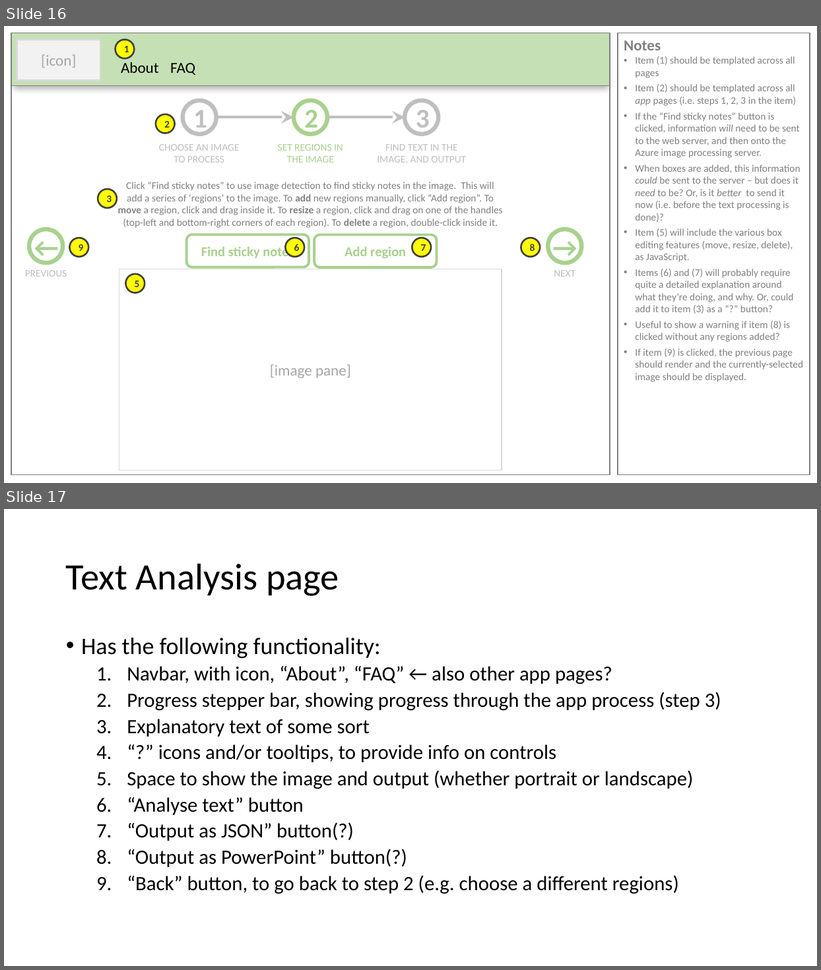
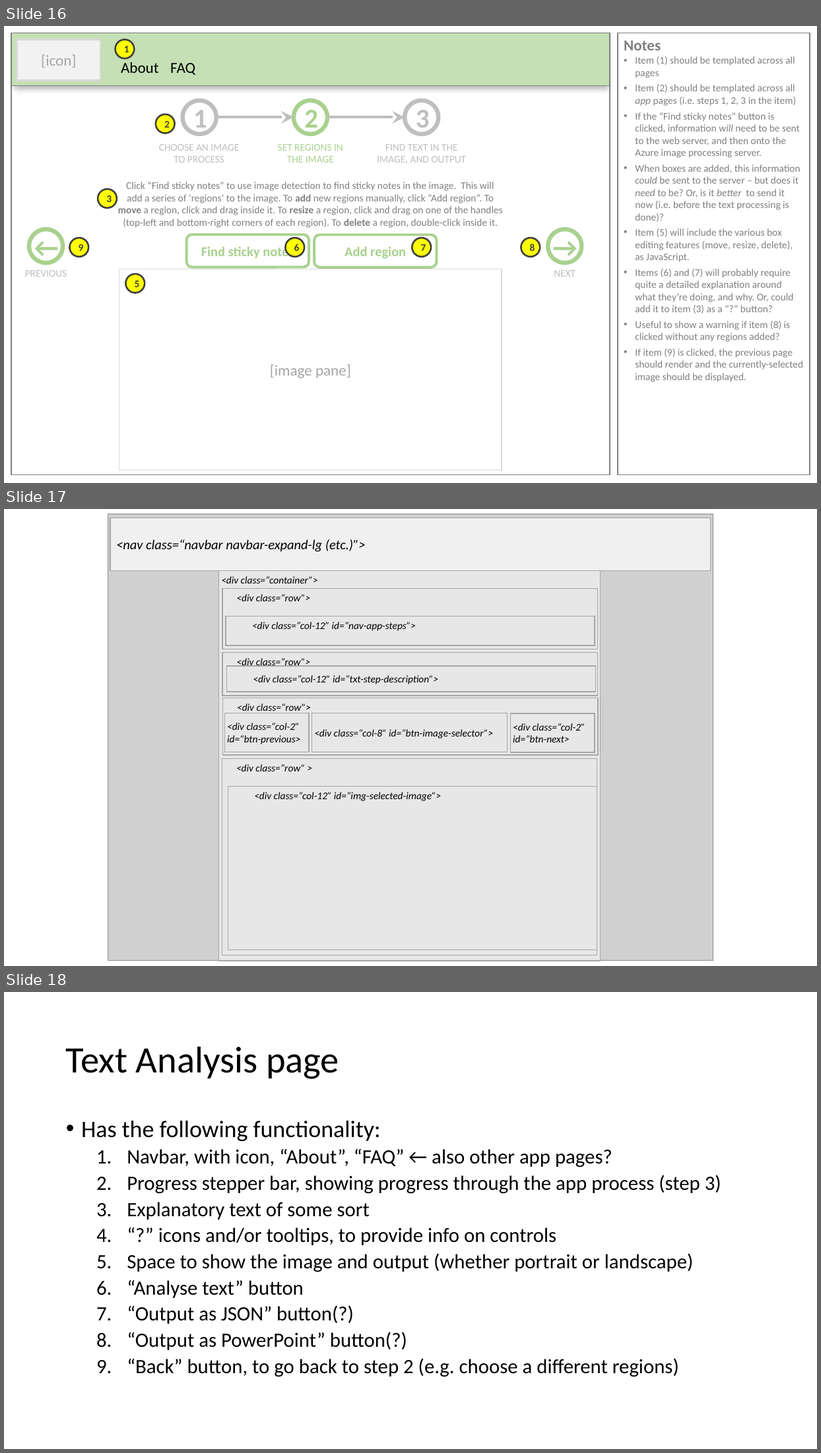
Before and after one commit to al-vincent/DesignThinkingToolset, a slide deck: documents/Design.pptx. Shown one above the other, each under a label of ours: slides 16 and 17 before the commit, slides 16, 17 and 18 after it. The pictures are 821x970 and 821x1453 pixels, drawn with LibreOffice and Linux fonts; fonts in the diff are those of the drawing; grey boxes stand for pictures. Boxes give left, top, right and bottom in pixels: in the first picture for what was removed or moved away, otherwise in the second. Text is boxed around its words. In the diff, an @@ line names an element or a change of style, - is before the commit and + after.

```diff
--- a/documents/Design.pptx
+++ b/documents/Design.pptx
@@ slide 17 added at (x1=4, y1=509, x2=817, y2=966), background #FFFFFF @@
@@ picture added at (x1=108, y1=514, x2=714, y2=962) @@
@@ rectangle added at (x1=110, y1=518, x2=710, y2=571), fill #FFFFFF at 70% opacity, outline #A6A6A6 1 pt, 16 pt, text #000000, italic @@
+<nav class=“navbar navbar-expand-lg (etc.)”>
@@ rectangle added at (x1=218, y1=570, x2=601, y2=961), fill #FFFFFF at 50% opacity, outline #A6A6A6 1 pt, 12 pt, text #000000, italic @@
+<div class=“container”>
@@ rectangle added at (x1=222, y1=588, x2=597, y2=650), outline #A6A6A6 1 pt, 12 pt, text #000000, italic @@
+<div class=“row”>
@@ rectangle added at (x1=226, y1=617, x2=595, y2=646), outline #A6A6A6 1 pt, 12 pt, text #000000, italic @@
+<div class=“col-12” id=“nav-app-steps”>
@@ rectangle added at (x1=222, y1=653, x2=597, y2=696), outline #A6A6A6 1 pt, 12 pt, text #000000, italic @@
+<div class=“row”>
@@ rectangle added at (x1=226, y1=666, x2=596, y2=692), outline #A6A6A6 1 pt, 12 pt, text #000000, italic @@
+<div class=“col-12” id=“txt-step-description”>
@@ rectangle added at (x1=223, y1=698, x2=598, y2=755), outline #A6A6A6 1 pt, 12 pt, text #000000, italic @@
+<div class=“row”>
@@ rectangle added at (x1=225, y1=714, x2=309, y2=753), outline #A6A6A6 1 pt, 12 pt, text #000000, italic @@
+<div class=“col-2” id=“btn-previous>
@@ rectangle added at (x1=312, y1=714, x2=507, y2=753), outline #A6A6A6 1 pt, 12 pt, text #000000, italic @@
+<div class=“col-8” id=“btn-image-selector”>
@@ rectangle added at (x1=511, y1=714, x2=595, y2=753), outline #A6A6A6 1 pt, 12 pt, text #000000, italic @@
+<div class=“col-2” id=“btn-next>
@@ rectangle added at (x1=222, y1=759, x2=597, y2=956), outline #A6A6A6 1 pt, 12 pt, text #000000, italic @@
+<div class=“row” >
@@ rectangle added at (x1=228, y1=787, x2=597, y2=951), outline #A6A6A6 1 pt, 12 pt, text #000000, italic @@
+<div class=“col-12” id=“img-selected-image”>
@@ what was slide 17 is now slide 18 @@
```
Also in this commit, not shown: 2 slides changed, 11 other files.
